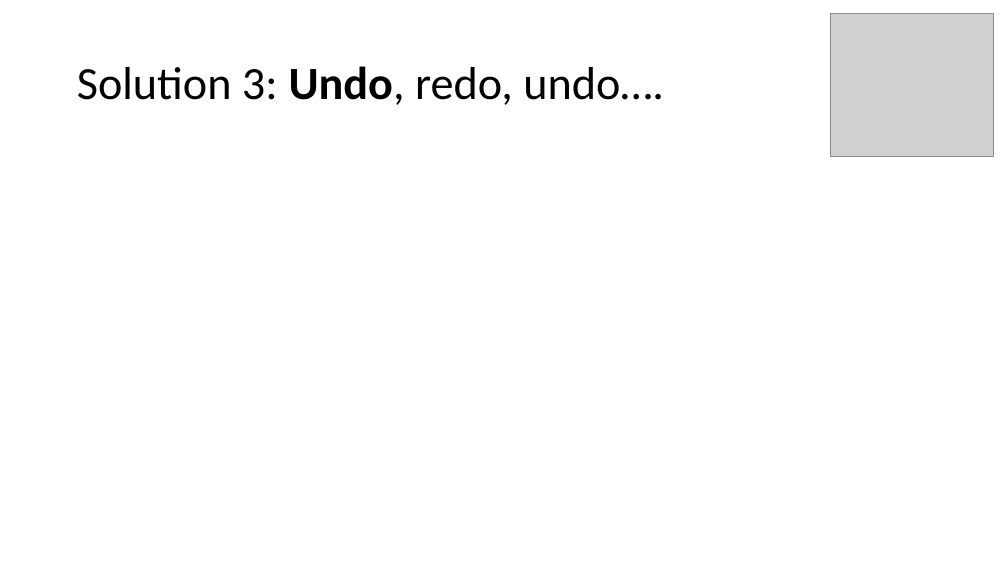
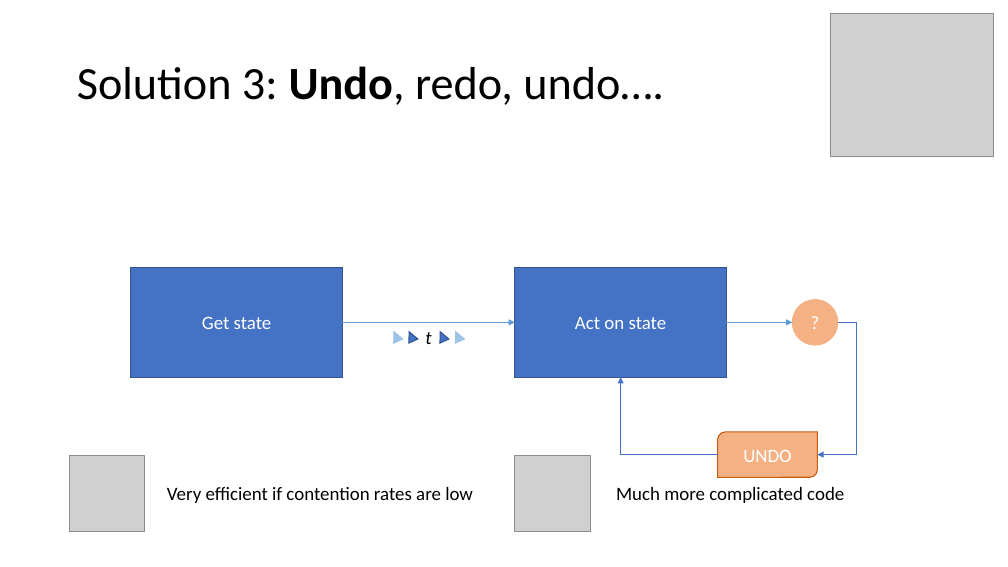
Before and after one commit to MerrionComputing/Presentations, a slide deck: slide 5 of Taming the Concurrency Crocodile.pptx. Drawn at 1008x567 pixels with LibreOffice and Linux fonts; fonts in the diff are those of the drawing; grey boxes stand for pictures. Boxes give left, top, right and bottom in pixels: in the first picture for what was removed or moved away, otherwise in the second. Text is boxed around its words. In the diff, an @@ line names an element or a change of style, - is before the commit and + after.

```diff
--- a/Taming the Concurrency Crocodile.pptx
+++ b/Taming the Concurrency Crocodile.pptx
@@ rectangle added at (x1=131, y1=268, x2=343, y2=377), fill #4472C4, outline #325491 1 pt, 18 pt, text #FFFFFF @@
+Get state
@@ rectangle added at (x1=515, y1=268, x2=727, y2=377), fill #4472C4, outline #325491 1 pt, 18 pt, text #FFFFFF @@
+Act on state
@@ ellipse added at (x1=792, y1=299, x2=838, y2=345), fill #F4B183, outline #F4B183 1 pt, 18 pt, text #FFFFFF @@
+?
@@ arrow added from (343, 322) to (515, 322), #5B9BD5 1.5 pt @@
@@ arrow added from (727, 322) to (792, 322), #5B9BD5 1.5 pt @@
@@ elbow arrow added from (838, 322) to (817, 454), #4472C4 0.5 pt @@
@@ triangle added at (x1=389, y1=330, x2=402, y2=343), fill #9DC3E6, outline #9DC3E6 1 pt @@
@@ triangle added at (x1=404, y1=330, x2=417, y2=343), fill #4472C4, outline #325491 1 pt @@
@@ text added at (x1=425, y1=332, x2=431, y2=344), 18 pt, text #000000, italic @@
+t
@@ triangle added at (x1=436, y1=330, x2=449, y2=343), fill #4472C4, outline #325491 1 pt @@
@@ triangle added at (x1=451, y1=330, x2=464, y2=343), fill #9DC3E6, outline #9DC3E6 1 pt @@
@@ elbow arrow added from (718, 454) to (621, 377), #4472C4 0.5 pt @@
@@ round diag rect added at (x1=718, y1=432, x2=817, y2=477), fill #F4B183, outline #C55A11 1 pt, 18 pt, text #FFFFFF @@
+UNDO
@@ picture added at (x1=70, y1=455, x2=145, y2=531) @@
@@ picture added at (x1=515, y1=455, x2=591, y2=531) @@
@@ text added at (x1=167, y1=487, x2=473, y2=503), 18 pt, text #000000 @@
+Very efficient if contention rates are low
@@ text added at (x1=616, y1=487, x2=844, y2=503), 18 pt, text #000000 @@
+Much more complicated code
```
Also in this commit, not shown: 5 other slides changed.
